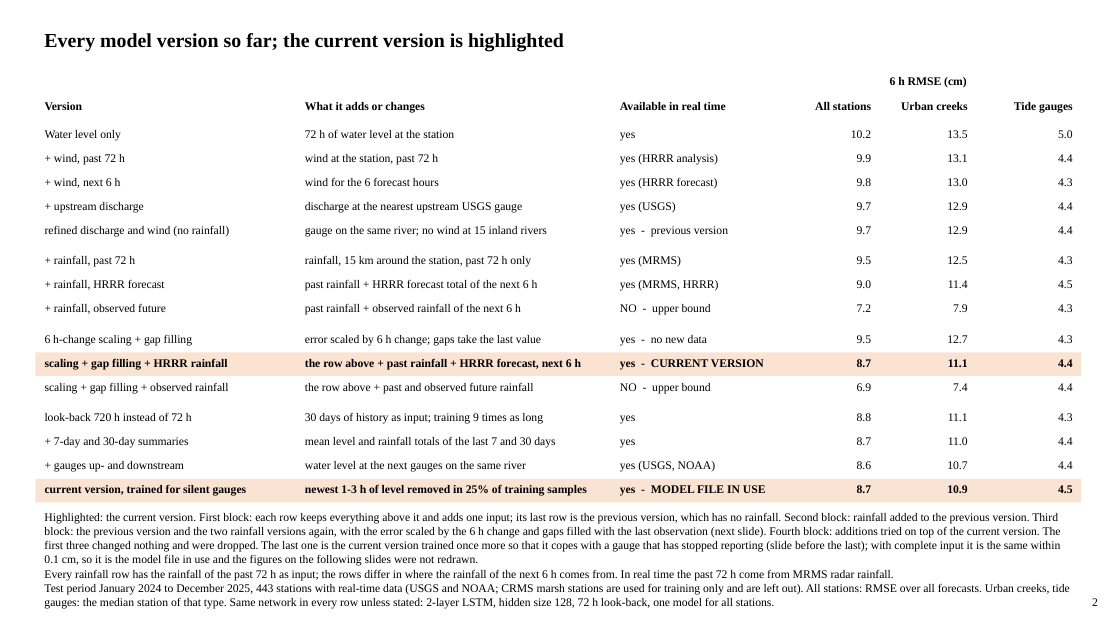
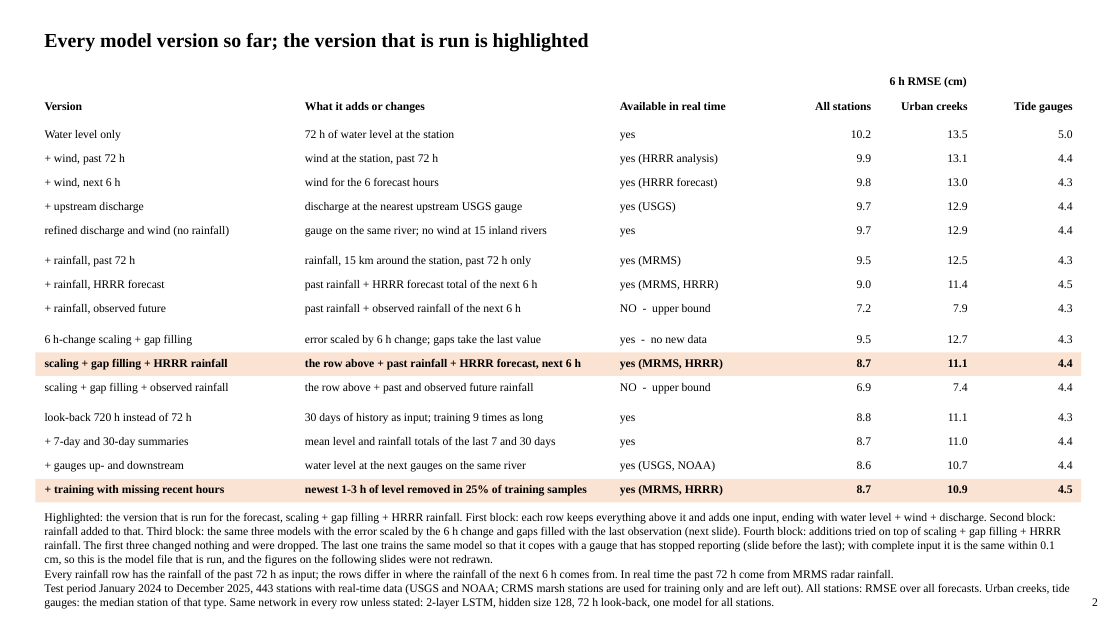
Before and after one commit to LaurenW1997/subdomainLSTM, a slide deck: slide 2 of deliverables/17_versions/version_comparison.pptx. Drawn at 1120x630 pixels with LibreOffice and Linux fonts; fonts in the diff are those of the drawing. Boxes give left, top, right and bottom in pixels: in the first picture for what was removed or moved away, otherwise in the second. Text is boxed around its words. In the diff, an @@ line names an element or a change of style, - is before the commit and + after.

```diff
--- a/deliverables/17_versions/version_comparison.pptx
+++ b/deliverables/17_versions/version_comparison.pptx
@@ text at [44,33,589,52]: text changed @@
-Every model version so far; the current version is highlighted
+Every model version so far; the version that is run is highlighted
@@ text at [620,228,635,237]: text changed @@
-yes - previous version
+yes
@@ text at [620,359,723,370]: text changed @@
-yes - CURRENT VERSION
+yes (MRMS, HRRR)
@@ text at [54,485,224,496]: text changed @@
-current version, trained for silent gauges
++ training with missing recent hours
@@ text at [620,485,723,496]: text changed @@
-yes - MODEL FILE IN USE
+yes (MRMS, HRRR)
@@ text at [44,513,1062,566]: text changed @@
-Highlighted: the current version. First block: each row keeps everything above it and adds one input; its last row is the previous version, which has no rainfall. Second block: rainfall added to the previous version. Third block: the previous version and the two rainfall versions again, with the error scaled by the 6 h change and gaps filled with the last observation (next slide). Fourth block: additions tried on top of the current version. The first three changed nothing and were dropped. The last one is the current version trained once more so that it copes with a gauge that has stopped reporting (slide before the last); with complete input it is the same within 0.1 cm, so it is the model file in use and the figures on the following slides were not redrawn.
+Highlighted: the version that is run for the forecast, scaling + gap filling + HRRR rainfall. First block: each row keeps everything above it and adds one input, ending with water level + wind + discharge. Second block: rainfall added to that. Third block: the same three models with the error scaled by the 6 h change and gaps filled with the last observation (next slide). Fourth block: additions tried on top of scaling + gap filling + HRRR rainfall. The first three changed nothing and were dropped. The last one trains the same model so that it copes with a gauge that has stopped reporting (slide before the last); with complete input it is the same within 0.1 cm, so this is the model file that is run, and the figures on the following slides were not redrawn.
```
Also in this commit, not shown: 12 other slides changed, 34 other files.
